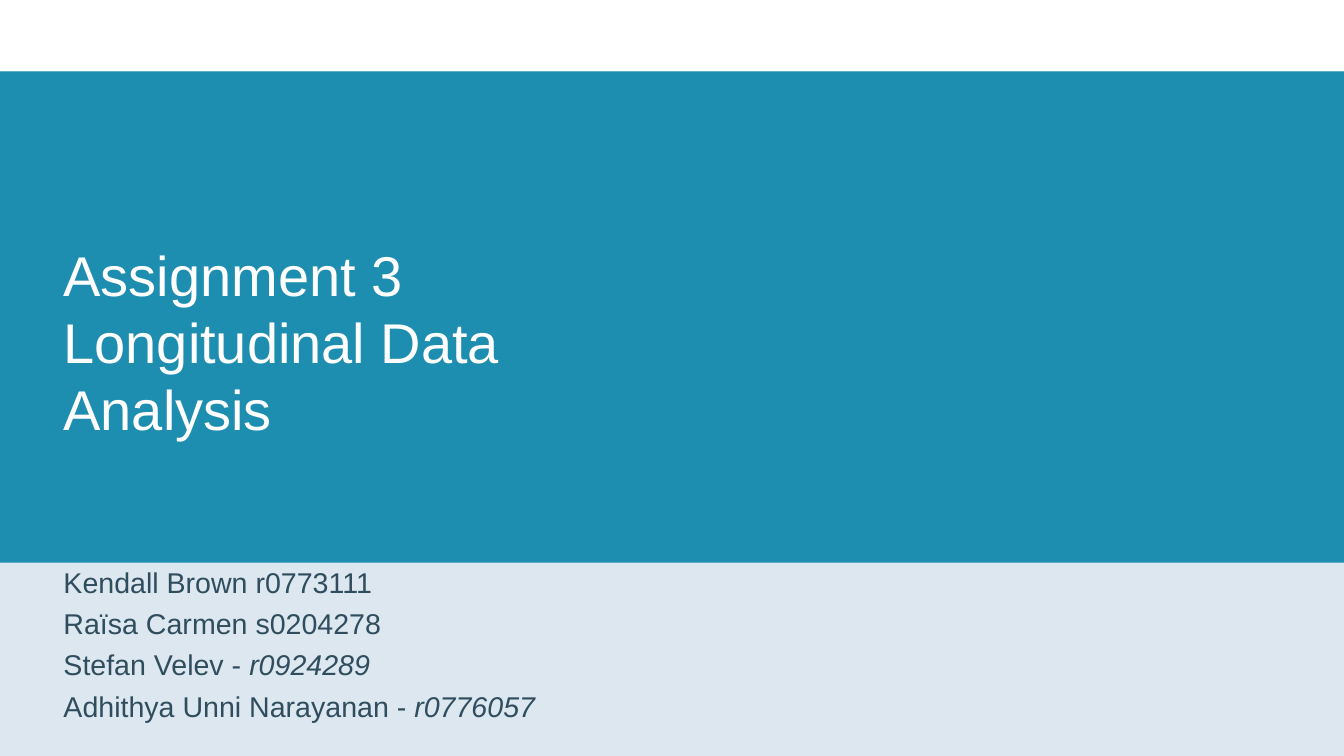
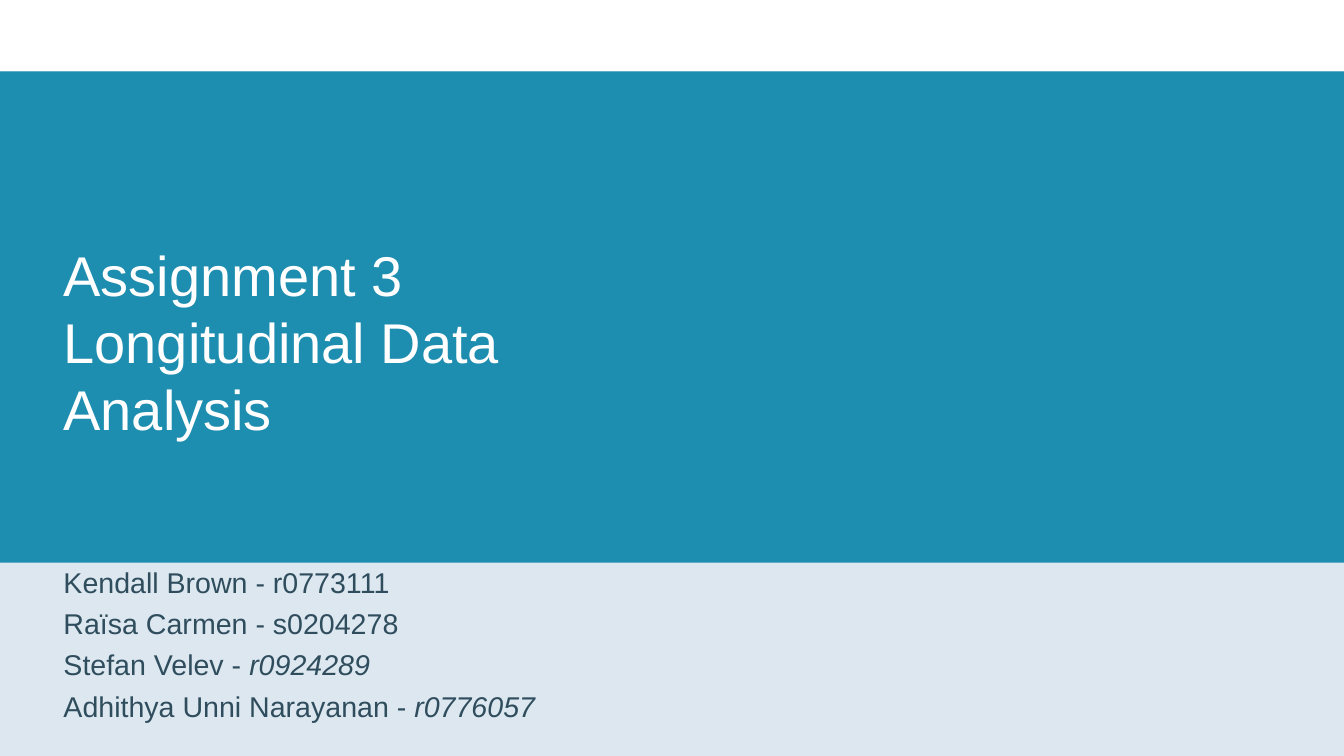
Before and after one commit to raiisac/LDA, a slide deck: slide 1 of Longitudinal data analysis presentation_Assignment3.pptx. Drawn at 1344x756 pixels with LibreOffice and Linux fonts; fonts in the diff are those of the drawing; background and template pictures are left out. Boxes give left, top, right and bottom in pixels: in the first picture for what was removed or moved away, otherwise in the second. Text is boxed around its words. In the diff, an @@ line names an element or a change of style, - is before the commit and + after.

```diff
--- a/Longitudinal data analysis presentation_Assignment3.pptx
+++ b/Longitudinal data analysis presentation_Assignment3.pptx
@@ subtitle at <box>63,572,398,635</box>: text changed @@
-Kendall Brown r0773111
-Raïsa Carmen s0204278
+Kendall Brown - r0773111
+Raïsa Carmen - s0204278
```
